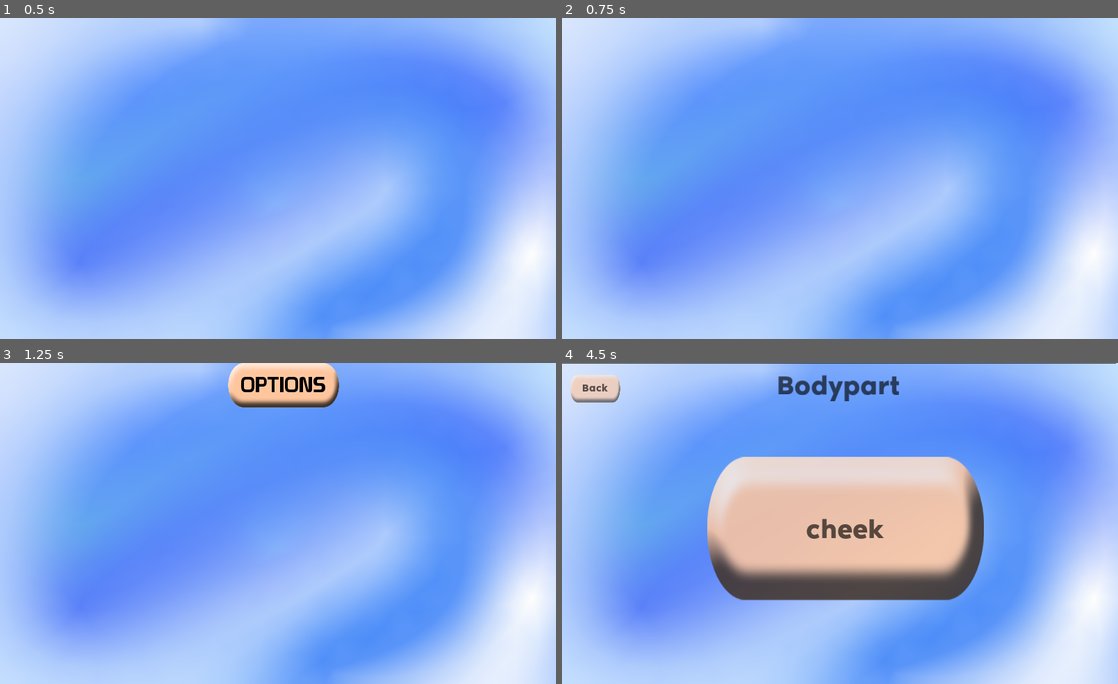
Above: before the commit, frames 1-4 (two rows, left to right).
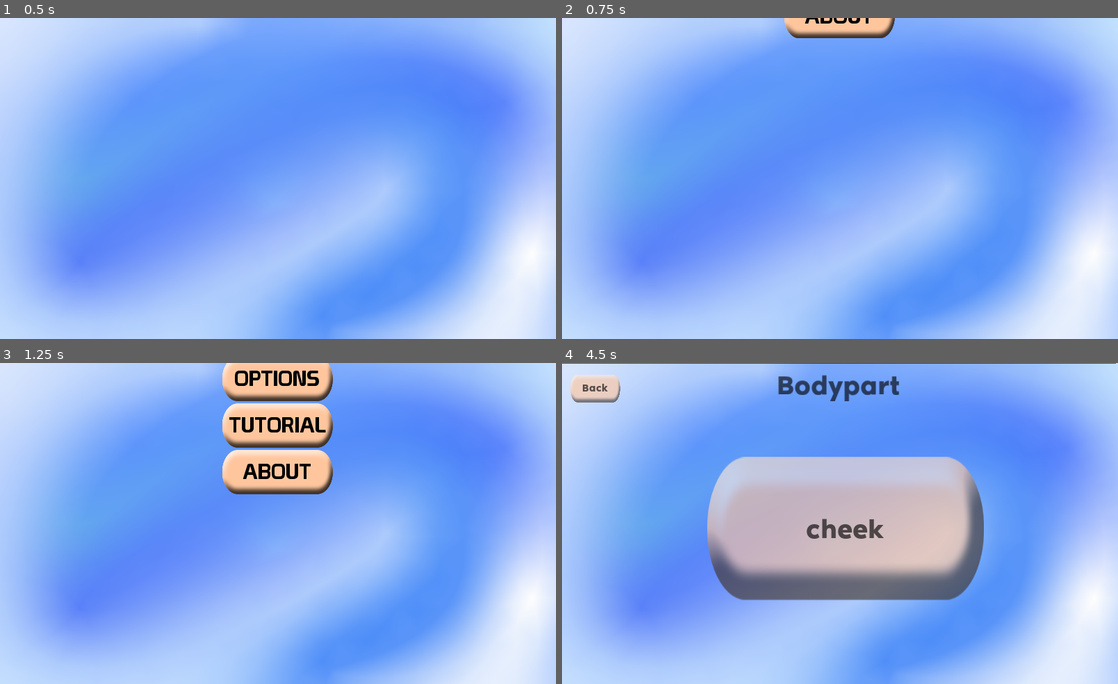
Above: after the commit, the same moments.

Repository: Crazy-Marvin/PimplePopper
Game: Godot game, scene res://main_screen.tscn
The game is run twice, just before and just after one commit, with the same random seed, the same clock (stepped at 60 frames per second) and the same inputs.
Inputs (mouse positions are in pixels of both pictures, inside the frame that each line leads up to):
- Up to frame 1 (0.5 s): no input
- Up to frame 2 (0.75 s): tap Enter at 0.5 s; move the mouse to (962, 162) at 0.52 s; click (962, 162) at 0.67 s
- Up to frame 3 (1.25 s): no input
- Up to frame 4 (4.5 s): click (840, 423) at 1.25 s, where only the run after the commit has a clickable "TUTORIAL"; click (840, 639) at 2 s, where only the run after the commit has a clickable "ABOUT"; click "PLAY" at 2.75 s; click "cheek" at 3.5 s; click "cheek" at 4.25 s

Frame 1 is identical in both runs. In frame 2, 1.2% of the frame differs, in the area x 40-60%, y 0-7%; in frame 3, 7.0%; in frame 4, 18%, in the area x 26-76%, y 29-74%.

Commit message:
[ADD] Added design to menu and game buttons. [IMP] Improved transition between screens

Diff:
--- a/main_screen.tscn
+++ b/main_screen.tscn
@@ -7,7 +7,7 @@
 [ext_resource path="res://assets/blackscreen.png" type="Texture" id=5]
 [ext_resource path="res://assets/fonts/NoirPro-SemiBold.otf" type="DynamicFontData" id=6]
 [ext_resource path="res://assets/themes/menu.tres" type="Theme" id=7]
-[ext_resource path="res://assets/title.png" type="Texture" id=10]
+[ext_resource path="res://title.png" type="Texture" id=8]
 [ext_resource path="res://assets/background.png" type="Texture" id=11]
 
 [sub_resource type="DynamicFont" id=1]
@@ -313,25 +313,25 @@
 }
 
 [node name="main_screen" type="Control" parent="."]
-margin_top = -800.0
 margin_right = 40.0
-margin_bottom = -760.0
+margin_bottom = 40.0
 __meta__ = {
 "_edit_use_anchors_": false
 }
 
 [node name="CenterContainer" type="CenterContainer" parent="main_screen"]
-margin_right = 1024.0
-margin_bottom = 597.0
+margin_top = 163.0
+margin_right = 1002.0
+margin_bottom = 579.0
 __meta__ = {
 "_edit_use_anchors_": false
 }
 
 [node name="vbox" type="VBoxContainer" parent="main_screen/CenterContainer"]
-margin_left = 412.0
-margin_top = 216.0
-margin_right = 612.0
-margin_bottom = 380.0
+margin_left = 401.0
+margin_top = 42.0
+margin_right = 601.0
+margin_bottom = 374.0
 __meta__ = {
 "_edit_use_anchors_": false
 }
@@ -340,8 +340,10 @@
 margin_right = 200.0
 margin_bottom = 80.0
 rect_min_size = Vector2( 200, 80 )
+focus_mode = 0
 theme = ExtResource( 1 )
 custom_fonts/font = SubResource( 1 )
+enabled_focus_mode = 0
 text = "PLAY"
 
 [node name="options" type="Button" parent="main_screen/CenterContainer/vbox"]
@@ -349,23 +351,49 @@
 margin_right = 200.0
 margin_bottom = 164.0
 rect_min_size = Vector2( 200, 80 )
+focus_mode = 0
 theme = ExtResource( 1 )
 custom_fonts/font = SubResource( 1 )
+enabled_focus_mode = 0
 text = "OPTIONS"
 
+[node name="tutorial" type="Button" parent="main_screen/CenterContainer/vbox"]
+margin_top = 168.0
+margin_right = 200.0
+margin_bottom = 248.0
+rect_min_size = Vector2( 200, 80 )
+focus_mode = 0
+theme = ExtResource( 1 )
+custom_fonts/font = SubResource( 1 )
+enabled_focus_mode = 0
+text = "TUTORIAL"
+
+[node name="about" type="Button" parent="main_screen/CenterContainer/vbox"]
+margin_top = 252.0
+margin_right = 200.0
+margin_bottom = 332.0
+rect_min_size = Vector2( 200, 80 )
+focus_mode = 0
+theme = ExtResource( 1 )
+custom_fonts/font = SubResource( 1 )
+enabled_focus_mode = 0
+text = "ABOUT"
+
 [node name="title_container" type="HBoxContainer" parent="main_screen"]
-margin_right = 1026.0
-margin_bottom = 60.0
+margin_right = 2005.0
+margin_bottom = 367.0
+rect_scale = Vector2( 0.5, 0.5 )
+rect_pivot_offset = Vector2( 0.5, 0 )
 alignment = 1
 __meta__ = {
 "_edit_use_anchors_": false
 }
 
 [node name="TextureRect" type="TextureRect" parent="main_screen/title_container"]
-margin_left = 341.0
-margin_right = 684.0
-margin_bottom = 180.0
-texture = ExtResource( 10 )
+margin_left = 646.0
+margin_right = 1359.0
+margin_bottom = 367.0
+texture = ExtResource( 8 )
 
 [node name="level_screen" type="Control" parent="."]
 margin_right = 40.0
@@ -375,6 +403,7 @@
 }
 
 [node name="bodypart_level_screen" type="Control" parent="level_screen"]
+modulate = Color( 1, 1, 1, 0 )
 margin_top = -800.0
 margin_right = 40.0
 margin_bottom = -760.0
@@ -403,14 +432,15 @@
 margin_top = 21.1893
 margin_right = 104.832
 margin_bottom = 71.1893
+focus_mode = 0
 custom_fonts/font = SubResource( 4 )
+enabled_focus_mode = 0
 text = "Back"
 __meta__ = {
 "_edit_use_anchors_": false
 }
 
 [node name="difficulty_screen" type="Control" parent="level_screen"]
-modulate = Color( 1, 1, 1, 0 )
 margin_top = -800.0
 margin_right = 40.0
 margin_bottom = -760.0
@@ -439,6 +469,8 @@
 margin_top = 21.0
 margin_right = 105.0
 margin_bottom = 71.0
+focus_mode = 0
+enabled_focus_mode = 0
 text = "Back"
 __meta__ = {
 "_edit_use_anchors_": false
@@ -457,7 +489,6 @@
 texture = ExtResource( 5 )
 centered = false
 [connection signal="pressed" from="main_screen/CenterContainer/vbox/play" to="." method="_on_play_pressed"]
-[connection signal="pressed" from="main_screen/CenterContainer/vbox/options" to="." method="_on_play_pressed"]
 [connection signal="pressed" from="level_screen/bodypart_level_screen/back_to_main" to="." method="_on_back_to_main_pressed"]
 [connection signal="pressed" from="level_screen/difficulty_screen/back_to_bodypart" to="." method="_on_back_to_bodypart_pressed"]
 [connection signal="animation_finished" from="animation" to="." method="_on_animation_finished"]
--- a/menu/level.tscn
+++ b/menu/level.tscn
@@ -19,6 +19,8 @@
 margin_right = 500.0
 margin_bottom = 260.0
 rect_min_size = Vector2( 500, 260 )
+focus_mode = 0
 custom_fonts/font = SubResource( 1 )
+enabled_focus_mode = 0
 text = "Level"
 [connection signal="pressed" from="button" to="." method="_on_pressed"]
Not shown, removed: export_presets.cfg
Binary file added: title.png
Not shown, changed: .gitignore
